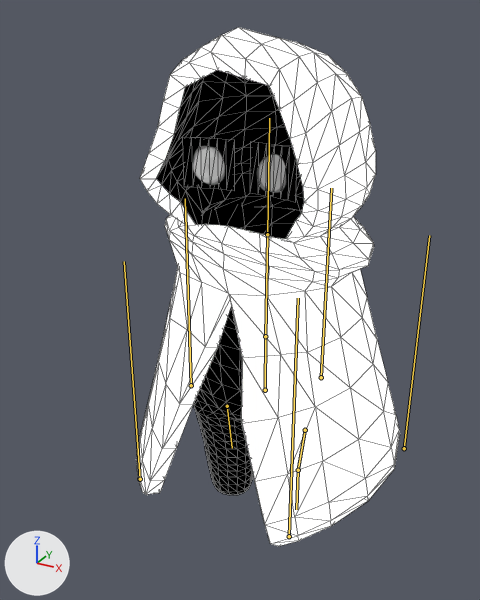
What one commit did to the glTF model assets/characters/character.glb.
One viewpoint serves both versions: a 50 mm camera at (3.5, -7.07, 3.25) aimed at (-0.22, -0.32, -0.13). Arrows for +X, +Y and +Z are at lower left; the lights stay in place. The bones that change are drawn over the model as lines. Mesh edges are drawn as thin lines.
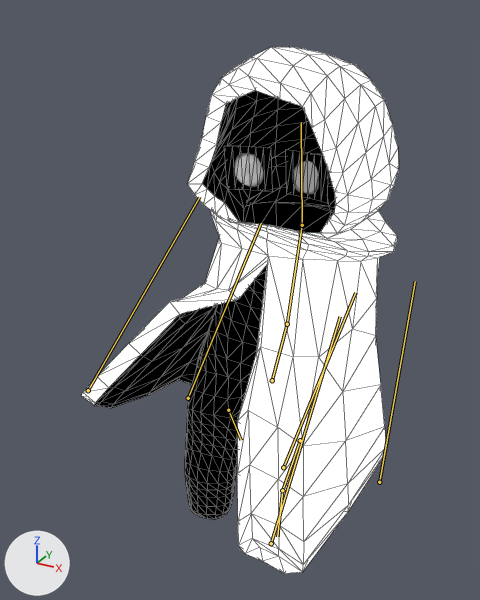
The newer file adds an action. The first version stands in its rest pose; the second is drawn at frame 19 of the action 'Back-loop'.

Edits to the scene script, one JSON object a line:
```json
{"block": "bone_hips", "where": "bone_hips = bpy.data.objects['Armature'].pose.bones['hips']"}
{"op": "set", "path": "bone_hips.location", "old": "(0.0, 0.0, 0.0)", "new": "(0.0, 0.03, -0.22)"}
{"op": "set", "path": "bone_hips.rotation_quaternion", "old": "(1.0, 0.0, 0.0, 0.0)", "new": "(0.956, -0.292, 0.0, 0.0)", "note": "degrees (0, 0, 0) -> degrees (-34, 0, 0)"}
{"block": "bone_torso", "where": "bone_torso = bpy.data.objects['Armature'].pose.bones['torso']  # child of 'hips'"}
{"op": "set", "path": "bone_torso.rotation_quaternion", "old": "(1.0, 0.0, 0.0, 0.0)", "new": "(0.989, 0.145, -0.001, 0.004)", "note": "degrees (0, 0, 0) -> degrees (17, 0, 0)"}
{"block": "bone_head", "where": "bone_head = bpy.data.objects['Armature'].pose.bones['head']  # child of 'torso'"}
{"op": "set", "path": "bone_head.rotation_quaternion", "old": "(1.0, 0.0, 0.0, 0.0)", "new": "(0.979, 0.204, -0.009, -0.003)", "note": "degrees (0, 0, 0) -> degrees (24, -1, -1)"}
{"block": "bone_thigh_right", "where": "bone_thigh_right = bpy.data.objects['Armature'].pose.bones['thigh_right']"}
{"op": "set", "path": "bone_thigh_right.location", "old": "(0.0, 0.0, 0.0)", "new": "(0.04, 0.09, 0.01)"}
{"op": "set", "path": "bone_thigh_right.rotation_quaternion", "old": "(1.0, 0.0, 0.0, 0.0)", "new": "(0.983, 0.001, 0.0, -0.182)", "note": "degrees (0, 0, 0) -> degrees (0, 0, -21)"}
{"block": "bone_thigh_left", "where": "bone_thigh_left = bpy.data.objects['Armature'].pose.bones['thigh_left']"}
{"op": "set", "path": "bone_thigh_left.location", "old": "(0.0, 0.0, 0.0)", "new": "(0.21, 0.04, 0.02)"}
{"op": "set", "path": "bone_thigh_left.rotation_quaternion", "old": "(1.0, 0.0, 0.0, 0.0)", "new": "(-0.965, 0.0, -0.017, 0.26)", "note": "degrees (0, 0, 0) -> degrees (-1, 2, -30)"}
{"block": "bone_shin_left", "where": "bone_shin_left = bpy.data.objects['Armature'].pose.bones['shin_left']  # child of 'thigh_left'"}
{"op": "set", "path": "bone_shin_left.rotation_quaternion", "old": "(1.0, 0.0, 0.0, 0.0)", "new": "(0.984, 0.0, 0.0, 0.179)", "note": "degrees (0, 0, 0) -> degrees (0, 0, 21)"}
{"block": "bone_cape_front_right", "where": "bone_cape_front_right = bpy.data.objects['Armature'].pose.bones['cape_front_right']"}
{"op": "set", "path": "bone_cape_front_right.location", "old": "(0.0, 0.0, 0.0)", "new": "(-0.53, 1.33, 0.24)"}
{"op": "set", "path": "bone_cape_front_right.rotation_quaternion", "old": "(1.0, 0.0, 0.0, 0.0)", "new": "(0.877, -0.423, -0.219, 0.065)", "note": "degrees (0, 0, 0) -> degrees (-55, -19, 18)"}
{"block": "bone_cape_side_right", "where": "bone_cape_side_right = bpy.data.objects['Armature'].pose.bones['cape_side_right']"}
{"op": "set", "path": "bone_cape_side_right.location", "old": "(0.0, 0.0, 0.0)", "new": "(0.31, 0.15, 0.55)"}
{"op": "set", "path": "bone_cape_side_right.rotation_quaternion", "old": "(1.0, 0.0, 0.0, 0.0)", "new": "(0.925, -0.38, -0.028, -0.005)", "note": "degrees (0, 0, 0) -> degrees (-45, -3, 1)"}
{"block": "bone_cape_back", "where": "bone_cape_back = bpy.data.objects['Armature'].pose.bones['cape_back']"}
{"op": "set", "path": "bone_cape_back.location", "old": "(0.0, 0.0, 0.0)", "new": "(0.23, -0.46, 1.93)"}
{"op": "set", "path": "bone_cape_back.rotation_quaternion", "old": "(1.0, 0.0, 0.0, 0.0)", "new": "(0.879, -0.477, -0.016, 0.008)", "note": "degrees (0, 0, 0) -> degrees (-57, -1, 2)"}
{"block": "bone_cape_side_left", "where": "bone_cape_side_left = bpy.data.objects['Armature'].pose.bones['cape_side_left']"}
{"op": "set", "path": "bone_cape_side_left.location", "old": "(0.0, 0.0, 0.0)", "new": "(-0.02, 0.16, 1.07)"}
{"op": "set", "path": "bone_cape_side_left.rotation_quaternion", "old": "(1.0, 0.0, 0.0, 0.0)", "new": "(0.879, -0.469, 0.075, 0.039)", "note": "degrees (0, 0, 0) -> degrees (-56, 10, 0)"}
{"block": "bone_cape_front_left", "where": "bone_cape_front_left = bpy.data.objects['Armature'].pose.bones['cape_front_left']"}
{"op": "set", "path": "bone_cape_front_left.location", "old": "(0.0, 0.0, 0.0)", "new": "(0.33, 1.05, 1.19)"}
{"op": "set", "path": "bone_cape_front_left.rotation_quaternion", "old": "(1.0, 0.0, 0.0, 0.0)", "new": "(0.812, -0.563, 0.152, -0.014)", "note": "degrees (0, 0, 0) -> degrees (-71, 13, -11)"}
```

What differs and where, as boxes (x1, y1, x2, y2) in the pictures (480 x 600 px):
```json
{"object": "Cylinder.002", "change": "posed", "before": [137, 27, 400, 546], "after": [82, 47, 398, 573], "on screen": "20% wider"}
{"bone": "hips", "before": "(265, 390) to (265, 336)", "after": "(272, 380) to (287, 324)"}
{"bone": "torso", "before": "(265, 336) to (267, 234)", "after": "(287, 324) to (302, 225)"}
{"bone": "head", "before": "(267, 234) to (269, 118)", "after": "(302, 225) to (301, 122)"}
{"bone": "thigh_right", "before": "(227, 406) to (232, 448)", "after": "(228, 410) to (241, 440)"}
{"bone": "thigh_left", "before": "(305, 430) to (298, 470)", "after": "(300, 440) to (282, 490)"}
{"bone": "shin_left", "before": "(298, 470) to (296, 509)", "after": "(282, 490) to (277, 536)"}
{"bone": "cape_front_right", "before": "(140, 479) to (124, 261)", "after": "(88, 390) to (199, 197)"}
{"bone": "cape_side_right", "before": "(191, 385) to (185, 198)", "after": "(188, 398) to (261, 223)"}
{"bone": "cape_back", "before": "(321, 377) to (331, 188)", "after": "(283, 467) to (355, 292)"}
{"bone": "cape_side_left", "before": "(404, 448) to (429, 235)", "after": "(379, 482) to (415, 281)"}
{"bone": "cape_front_left", "before": "(289, 536) to (298, 298)", "after": "(271, 543) to (340, 316)"}
```
